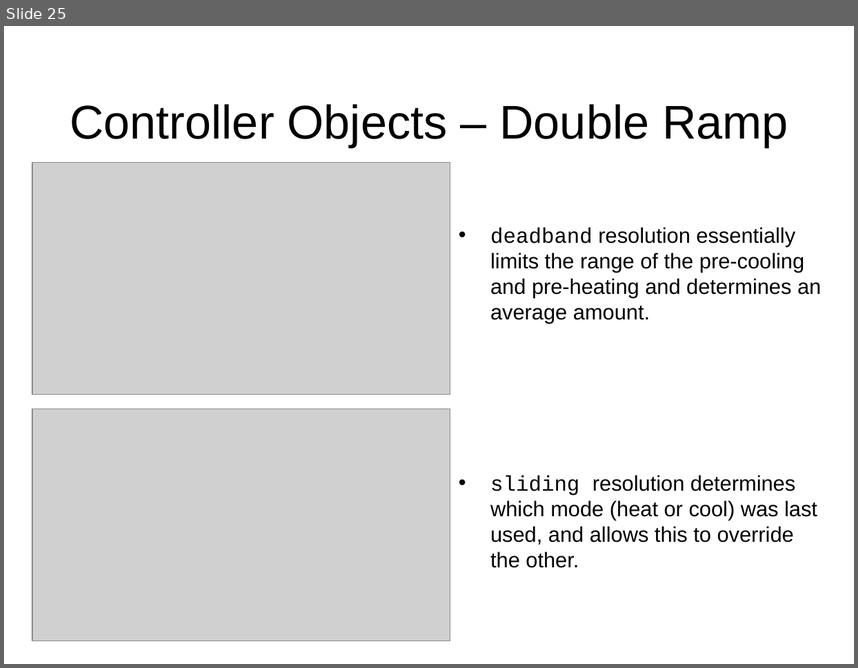
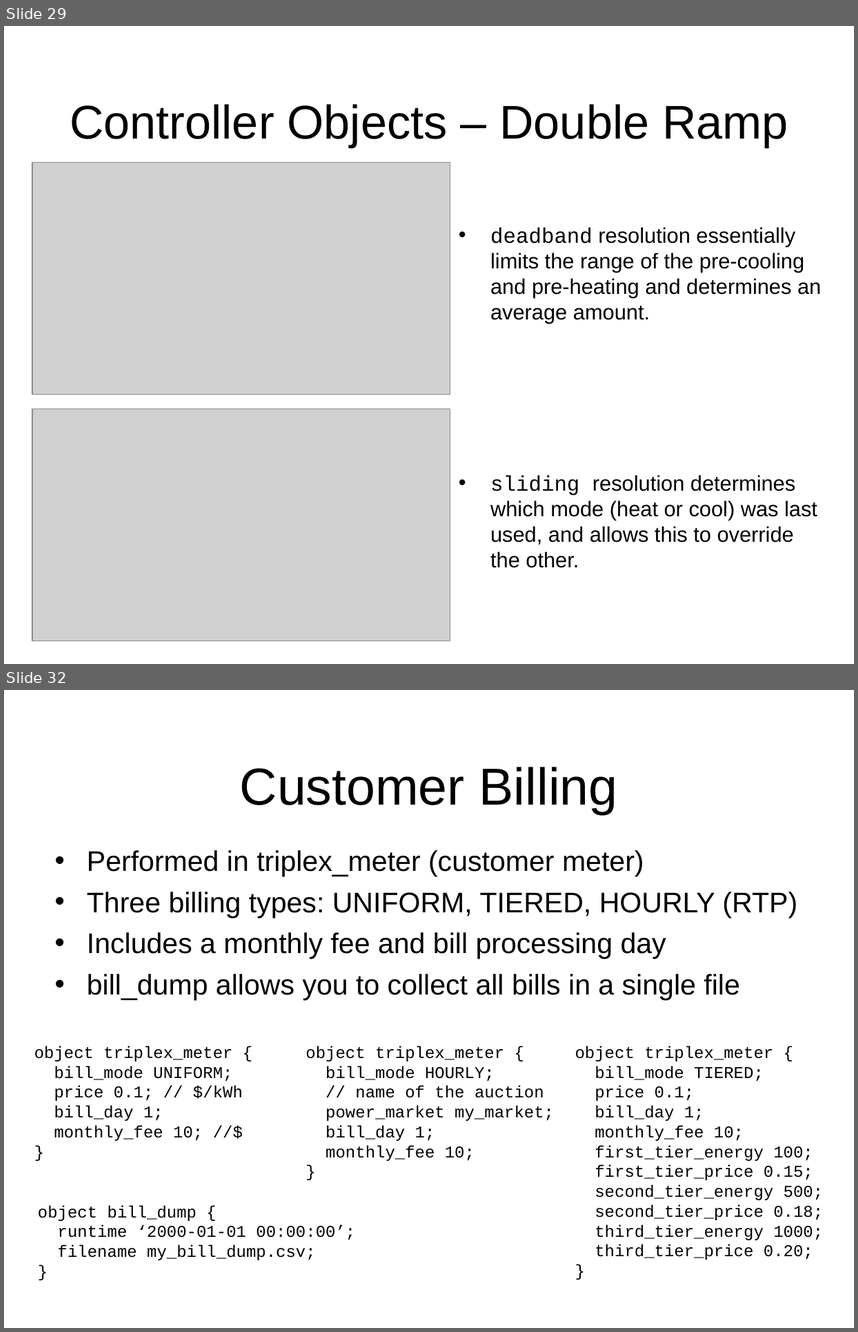
Before and after one commit to gridlab-d/course, a slide deck: FourDayCourse/5.1 - Market Module.ppt. Shown one above the other, each under a label of ours: slide 25 before the commit, slides 29 and 32 after it; the slides between them are not shown. The pictures are 858x668 and 858x1332 pixels, drawn with LibreOffice and Linux fonts; fonts in the diff are those of the drawing; grey boxes stand for pictures; background and template pictures are left out. Boxes give left, top, right and bottom in pixels: in the first picture for what was removed or moved away, otherwise in the second. Text is boxed around its words. In the diff, an @@ line names an element or a change of style, - is before the commit and + after.

Commit message:
Additional market examples and finished slides.

```diff
--- a/FourDayCourse/5.1 - Market Module.ppt
+++ b/FourDayCourse/5.1 - Market Module.ppt
@@ slide 32 added at (x1=4, y1=690, x2=854, y2=1328), background picture (left out) @@
@@ title added at (x1=240, y1=767, x2=618, y2=814), 44 pt, text #000000 @@
+Customer Billing
@@ text added at (x1=87, y1=850, x2=797, y2=1000), 24 pt, text #000000 @@
+• Performed in triplex_meter (customer meter)
+• Three billing types: UNIFORM, TIERED, HOURLY (RTP)
+• Includes a monthly fee and bill processing day
+• bill_dump allows you to collect all bills in a single file
@@ text added at (x1=34, y1=1045, x2=243, y2=1141), 14 pt, text #000000 @@
+object triplex_meter {
+bill_mode UNIFORM;
+price 0.1; // $/kWh
+bill_day 1;
+monthly_fee 10; //$
+}
@@ text added at (x1=306, y1=1045, x2=554, y2=1161), 14 pt, text #000000 @@
+object triplex_meter {
+bill_mode HOURLY;
+// name of the auction
+power_market my_market;
+bill_day 1;
+monthly_fee 10;
+}
@@ text added at (x1=575, y1=1045, x2=824, y2=1259), 14 pt, text #000000 @@
+object triplex_meter {
+bill_mode TIERED;
+price 0.1;
+bill_day 1;
+monthly_fee 10;
+first_tier_energy 100;
+first_tier_price 0.15;
+second_tier_energy 500;
+second_tier_price 0.18;
+third_tier_energy 1000;
+third_tier_price 0.20;
+}
@@ text added at (x1=38, y1=1205, x2=355, y2=1260), 14 pt, text #000000 @@
+object bill_dump {
+runtime ‘2000-01-01 00:00:00’;
+filename my_bill_dump.csv;
+}
@@ what was slide 25 is now slide 29 @@
```
Also in this commit, not shown: 5 slides changed, 5 other slides added, 1 slide removed, 13 other files.
